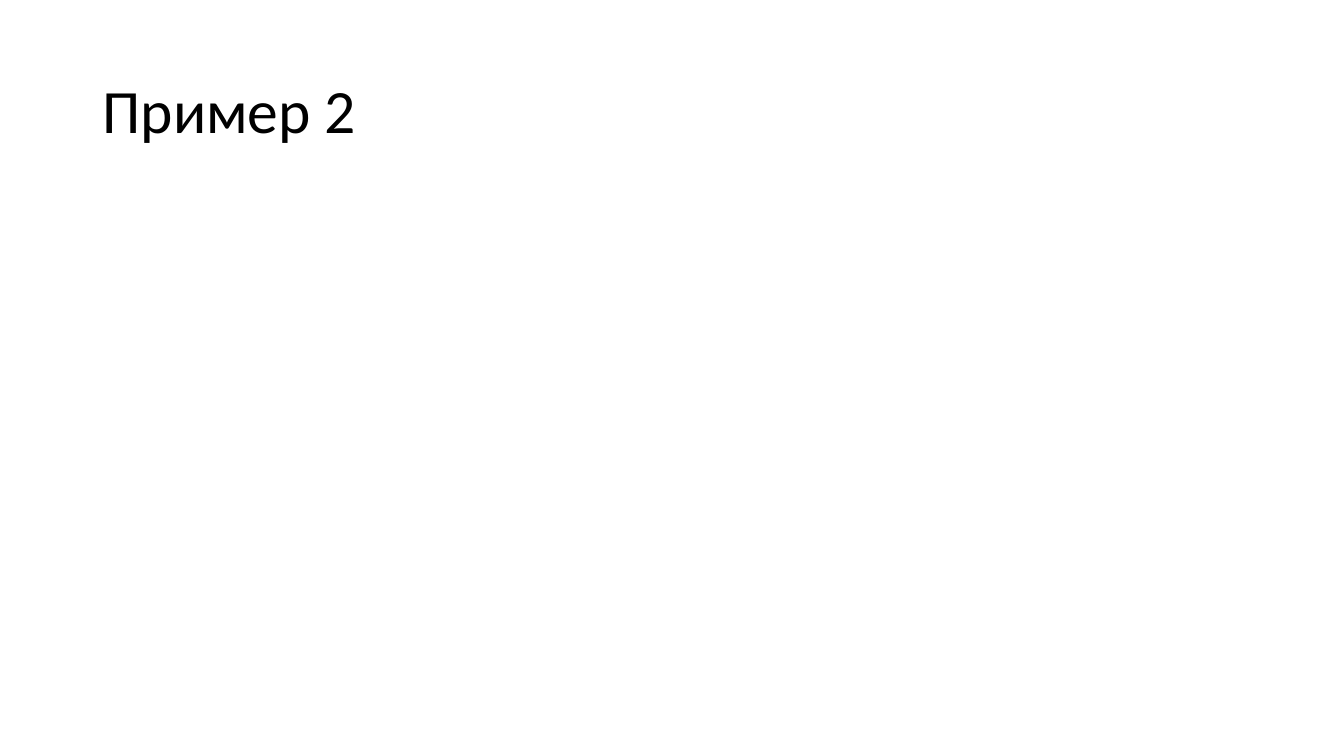
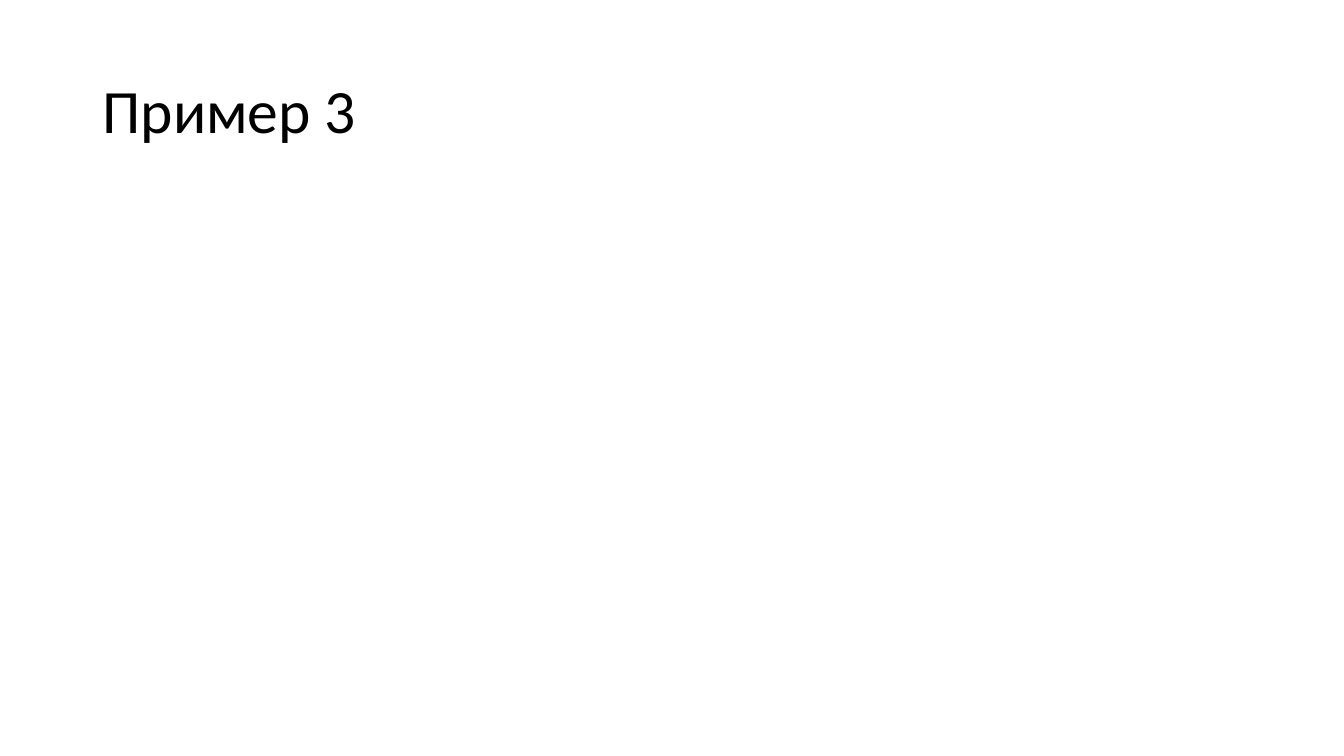
Before and after one commit to Spyke09/Inverese-Programming, a slide deck: slide 20 of docs/presentations/Unique Bilevel programming.pptx. Drawn at 1344x756 pixels with LibreOffice and Linux fonts; fonts in the diff are those of the drawing; grey boxes stand for pictures. Boxes give left, top, right and bottom in pixels: in the first picture for what was removed or moved away, otherwise in the second. Text is boxed around its words. In the diff, an @@ line names an element or a change of style, - is before the commit and + after.

```diff
--- a/docs/presentations/Unique Bilevel programming.pptx
+++ b/docs/presentations/Unique Bilevel programming.pptx
@@ title at [102,93,356,143]: text changed @@
-Пример 2
+Пример 3
```
Also in this commit, not shown: 1 other file.
